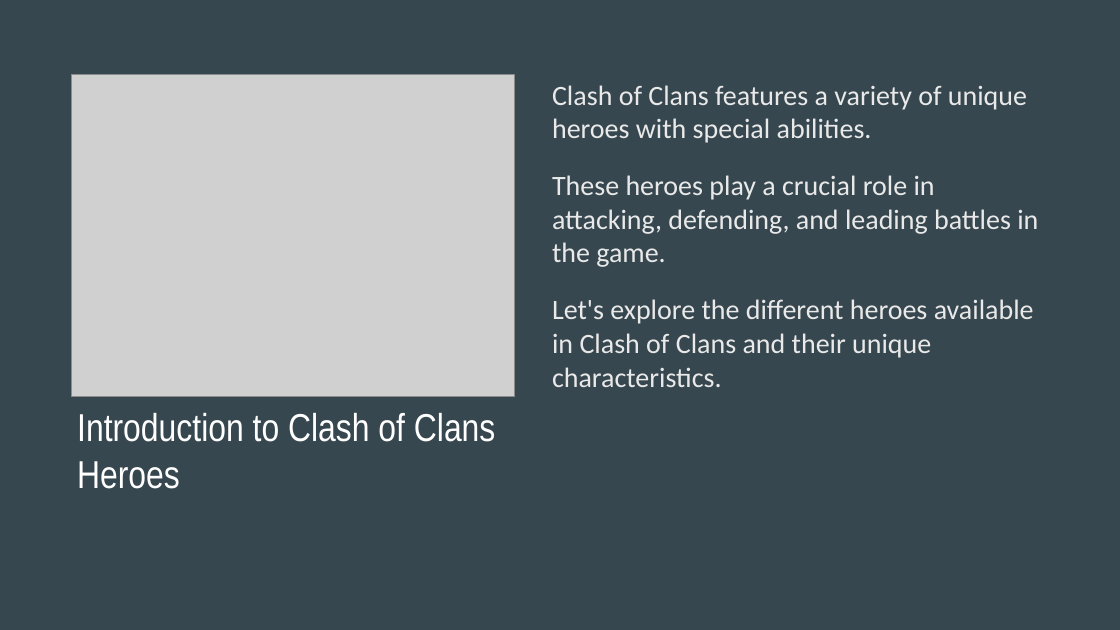
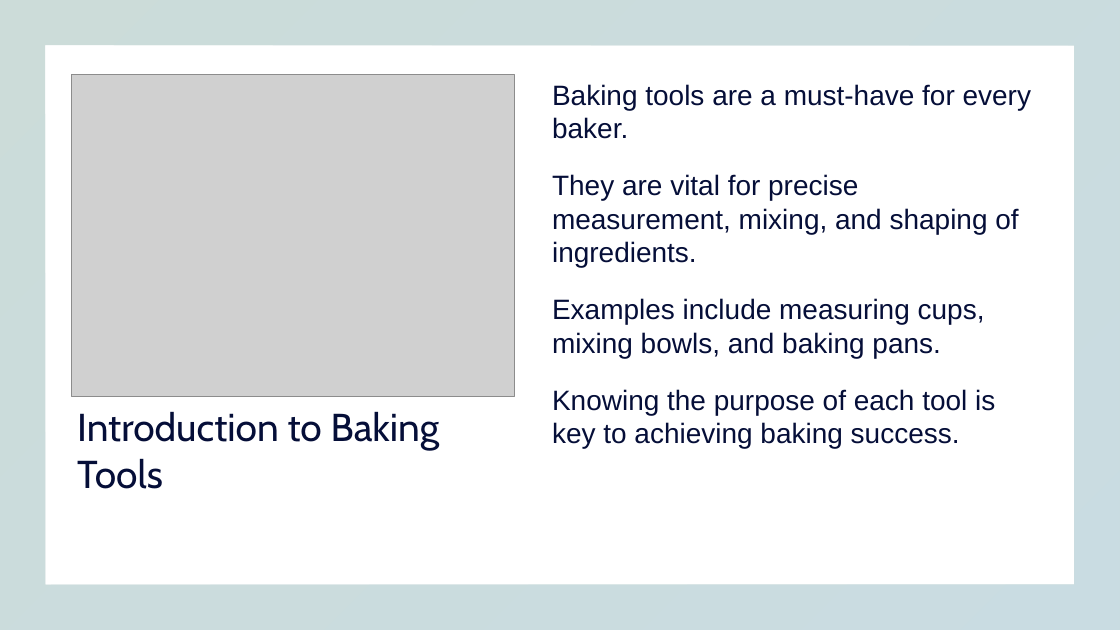
Before and after one commit to ritchelmendaros/2324-appdev-sem1-f2-07, a slide deck: slide 2 of generated/generated_presentation.pptx. Drawn at 1120x630 pixels with LibreOffice and Linux fonts; fonts in the diff are those of the drawing; grey boxes stand for pictures. Boxes give left, top, right and bottom in pixels: in the first picture for what was removed or moved away, otherwise in the second. Text is boxed around its words. In the diff, an @@ line names an element or a change of style, - is before the commit and + after.

```diff
--- a/generated/generated_presentation.pptx
+++ b/generated/generated_presentation.pptx
@@ background #37474F to #FFFFFF @@
@@ frame added at [0, 0, 1120, 630], fill gradient #80A9A1 to #7AA9B7 @@
@@ text at [552, 84, 1031, 449]: text changed; font Calibri to Arial; text colour #E9E9E9 to #050E38 @@
-Clash of Clans features a variety of unique heroes with special abilities.
-These heroes play a crucial role in attacking, defending, and leading battles in the game.
-Let's explore the different heroes available in Clash of Clans and their unique characteristics.
+Baking tools are a must-have for every baker.
+They are vital for precise measurement, mixing, and shaping of ingredients.
+Examples include measuring cups, mixing bowls, and baking pans.
+Knowing the purpose of each tool is key to achieving baking success.
@@ text at [77, 411, 440, 489]: text changed; font Arial Narrow to Cabin; text colour #FFFFFF to #050E38 @@
-Introduction to Clash of Clans Heroes
+Introduction to Baking Tools
```
Also in this commit, not shown: 1 other slide changed, 6 slides added, 9 slides removed, 13 other files.
